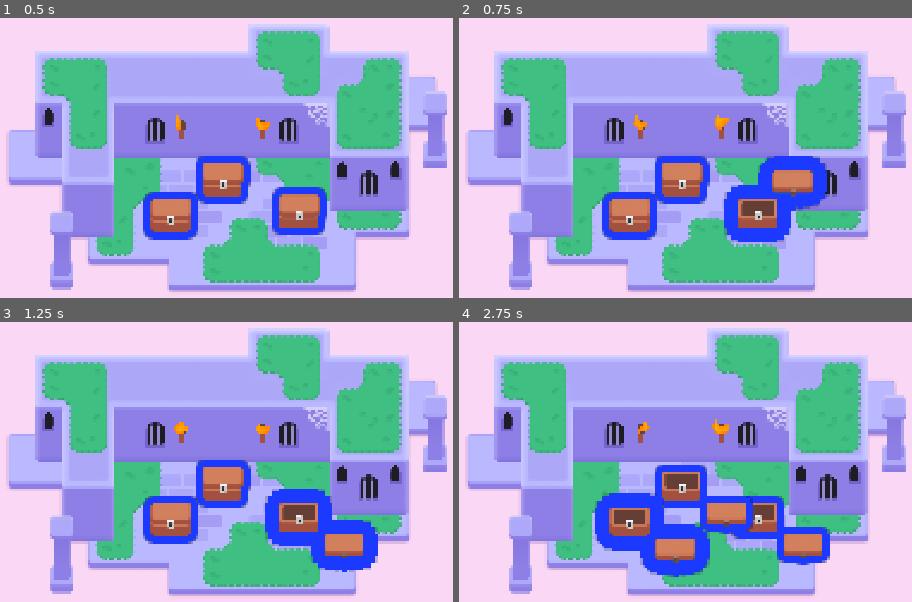
Above: before the commit, frames 1-4 (two rows, left to right).
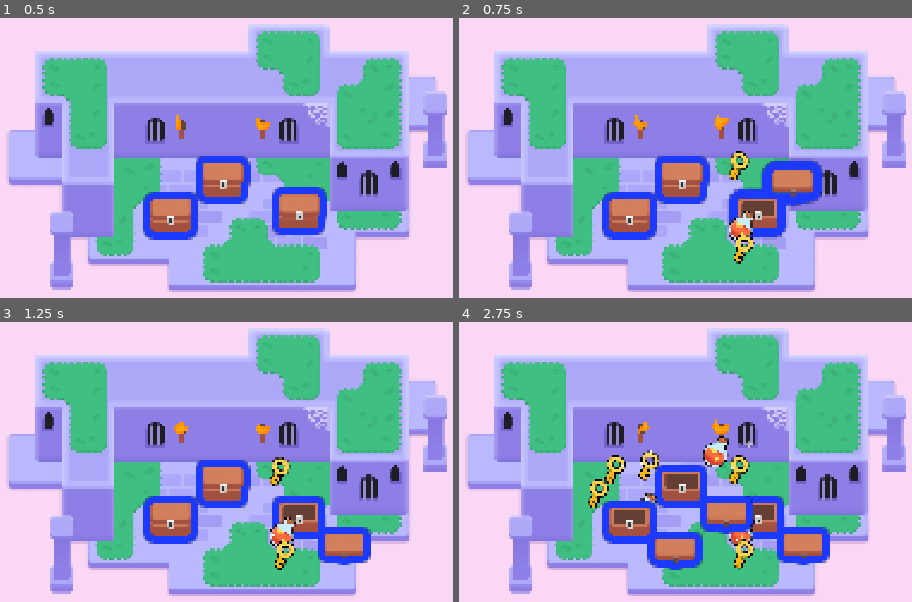
Above: after the commit, the same moments.

Repository: AntheaHo0/M6Looting
Game: Godot game, scene res://lessons/mini_dungeon.tscn
Two runs of this game, one before a commit and one after it. Both use one fixed random seed, a clock stepped at 60 frames per second and the inputs below.
Inputs (mouse positions are in pixels of both pictures, inside the frame that each line leads up to):
- Up to frame 1 (0.5 s): no input
- Up to frame 2 (0.75 s): tap Enter at 0.5 s; move the mouse to (757, 211) at 0.52 s; hold D (move_right) from 0.53 s (still down); tap Z at 0.6 s; click (757, 211) at 0.67 s
- Up to frame 3 (1.25 s): keep holding D (move_right); tap Space at 0.77 s
- Up to frame 4 (2.75 s): move the mouse to (680, 484) at 1.27 s; release D (move_right) at 1.28 s; hold S (move_down) 1.28-2.03 s; tap Z at 1.35, 2.1 s; click (680, 484) at 1.42 s; tap Space at 1.52 s; move the mouse to (631, 518) at 2.02 s; hold D (move_right) from 2.03 s (still down); click (631, 518) at 2.17 s

Frame 1 is identical in both runs. In frame 2, 2.2% of the frame differs, in the area x 58-82%, y 47-88%; in frame 3, 2.7%; in frame 4, 4.2%, in the area x 28-66%, y 40-92%.
Error before the commit: Invalid access to property or key 'list' on a base object of type 'null instance'. (res://addons/gdpractice/db/db.gd:37)

Commit message:
M6L6 (Completed)

Diff:
--- a/lessons/chest/chest.gd
+++ b/lessons/chest/chest.gd
@@ -1,17 +1,9 @@
 extends Area2D
+
+@export var possible_items: Array[PackedScene] = []
 
 @onready var canvas_group: CanvasGroup = $CanvasGroup
 @onready var animation_player: AnimationPlayer = $AnimationPlayer
-
-func _input_event(_viewport: Viewport, event: InputEvent, _shape_index: int):
-	var event_is_mouse_click: bool = (
-		event is InputEventMouseButton and
-		event.button_index == MOUSE_BUTTON_LEFT and
-		event.is_pressed()
-	)
-
-	if event_is_mouse_click:
-		open()
 
 func _ready() -> void:
 	mouse_entered.connect(_on_mouse_entered)
@@ -29,6 +21,32 @@
 	var tween := create_tween()
 	tween.tween_method(set_outline_thickness, 6.0, 3.0, 0.08)
 
+func _input_event(viewport: Viewport, event: InputEvent, shape_index: int):
+	var event_is_mouse_click: bool = (
+		event is InputEventMouseButton and
+		event.button_index == MOUSE_BUTTON_LEFT and
+		event.is_pressed()
+	)
+
+	if event_is_mouse_click:
+		open()
 
 func open() -> void:
 	animation_player.play("Open")
+
+	input_pickable = false
+
+	if possible_items.is_empty():
+		return
+
+	for current_index in range(randi_range(1, 3)):
+		_spawn_random_item()
+
+func _spawn_random_item() -> void:
+	var loot_item: Area2D = possible_items.pick_random().instantiate()
+	add_child(loot_item)
+
+	var random_angle := randf_range(0.0, 2.0 * PI)
+	var random_direction := Vector2(1.0, 0.0).rotated(random_angle)
+	var random_distance := randf_range(60.0, 120.0)
+	loot_item.position = random_direction * random_distance
--- a/lessons/chest/chest.tscn
+++ b/lessons/chest/chest.tscn
@@ -1,10 +1,13 @@
-[gd_scene load_steps=11 format=3 uid="uid://b27yxfpkfvoha"]
+[gd_scene load_steps=14 format=3 uid="uid://b27yxfpkfvoha"]
 
 [ext_resource type="Shader" uid="uid://lio2wmbue2of" path="res://lessons/chest/group_outline.gdshader" id="1_12as2"]
 [ext_resource type="Script" uid="uid://cslu0j1hcta5r" path="res://lessons/chest/chest.gd" id="1_65g6b"]
 [ext_resource type="Texture2D" uid="uid://c3hwsm5ugp8qw" path="res://lessons/chest/bottom.png" id="1_bkc6q"]
+[ext_resource type="PackedScene" uid="uid://0i1g0cunmseb" path="res://lessons/items/apple.tscn" id="2_2au7y"]
 [ext_resource type="Texture2D" uid="uid://bnem1cahhoxdk" path="res://lessons/chest/top.png" id="2_12as2"]
 [ext_resource type="Texture2D" uid="uid://bu2jin246nel5" path="res://lessons/chest/lock.png" id="3_65g6b"]
+[ext_resource type="PackedScene" uid="uid://ctqyr0ufyoktk" path="res://lessons/items/key.tscn" id="3_relj8"]
+[ext_resource type="PackedScene" uid="uid://hdxqgspfcaur" path="res://lessons/items/potion.tscn" id="4_hb7wy"]
 
 [sub_resource type="ShaderMaterial" id="ShaderMaterial_65g6b"]
 resource_local_to_scene = true
@@ -54,6 +57,7 @@
 
 [node name="Chest" type="Area2D"]
 script = ExtResource("1_65g6b")
+possible_items = Array[PackedScene]([ExtResource("2_2au7y"), ExtResource("3_relj8"), ExtResource("4_hb7wy")])
 
 [node name="CanvasGroup" type="CanvasGroup" parent="."]
 material = SubResource("ShaderMaterial_65g6b")
--- a/project.godot
+++ b/project.godot
@@ -18,6 +18,7 @@
 [autoload]
 
 UITestPanel="*res://addons/gdpractice/tester/ui_test_panel.tscn"
+Metadata="*res://addons/gdpractice/practice_solutions/metadata.gd"
 
 [display]
 
